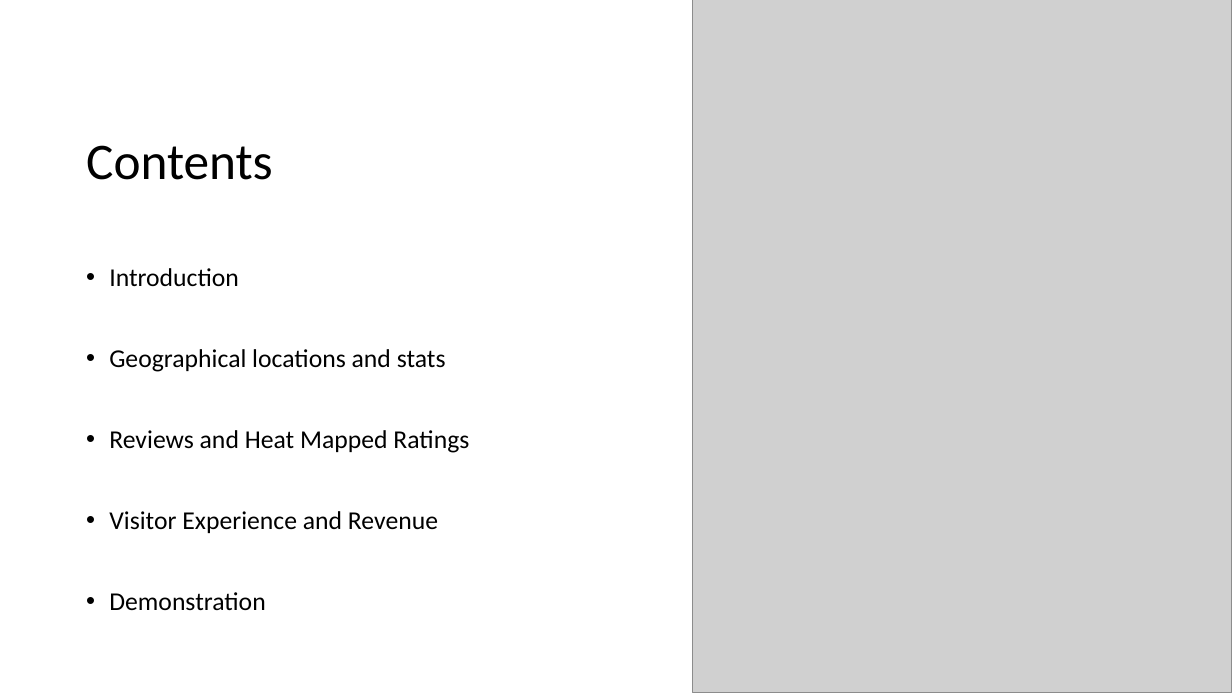
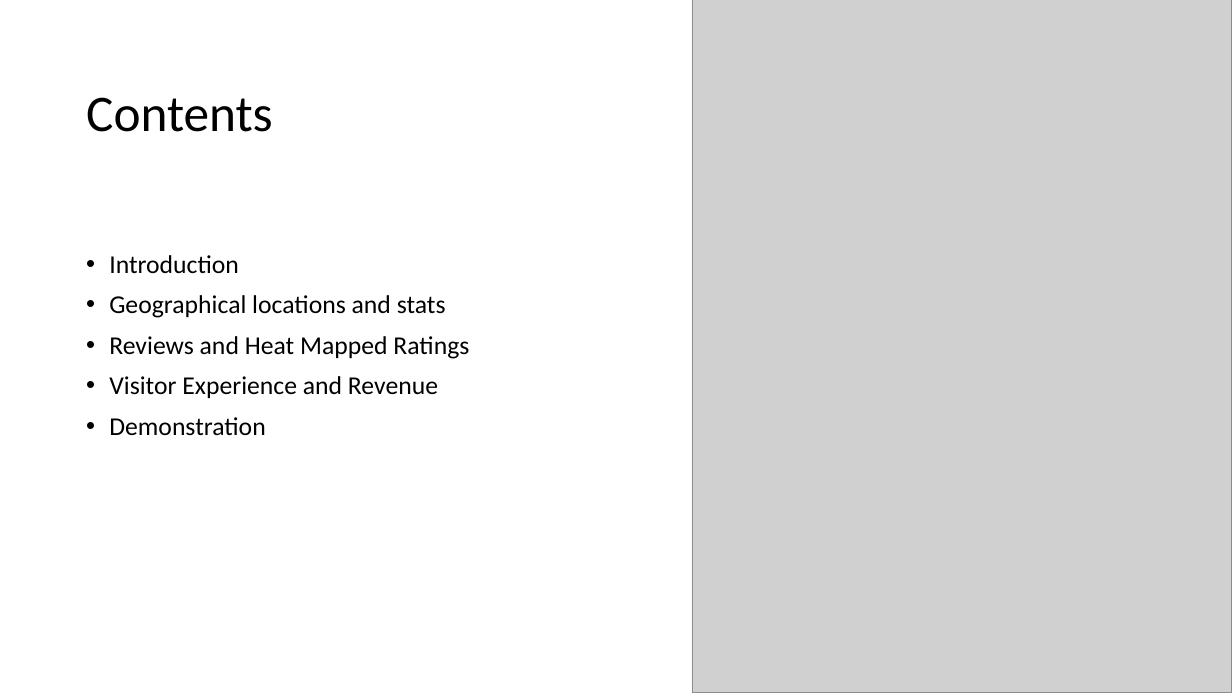
Before and after one commit to JackyUT2023/project3-group8, a slide deck: slide 2 of Project 3 Group 8 - Museums of the United States.pptx. Drawn at 1232x693 pixels with LibreOffice and Linux fonts; fonts in the diff are those of the drawing; grey boxes stand for pictures. Boxes give left, top, right and bottom in pixels: in the first picture for what was removed or moved away, otherwise in the second. Text is boxed around its words. In the diff, an @@ line names an element or a change of style, - is before the commit and + after.

```diff
--- a/Project 3 Group 8 - Museums of the United States.pptx
+++ b/Project 3 Group 8 - Museums of the United States.pptx
@@ title "Contents": place and size @@
-title "Contents" at bbox=[86, 145, 273, 180]
+title "Contents" at bbox=[86, 97, 273, 132]
@@ text "Introduction" rewrapped from bbox=[109, 268, 469, 610] to bbox=[109, 255, 469, 435] @@
```
Also in this commit, not shown: 3 other slides changed, 4 slides added, 1 slide removed.
